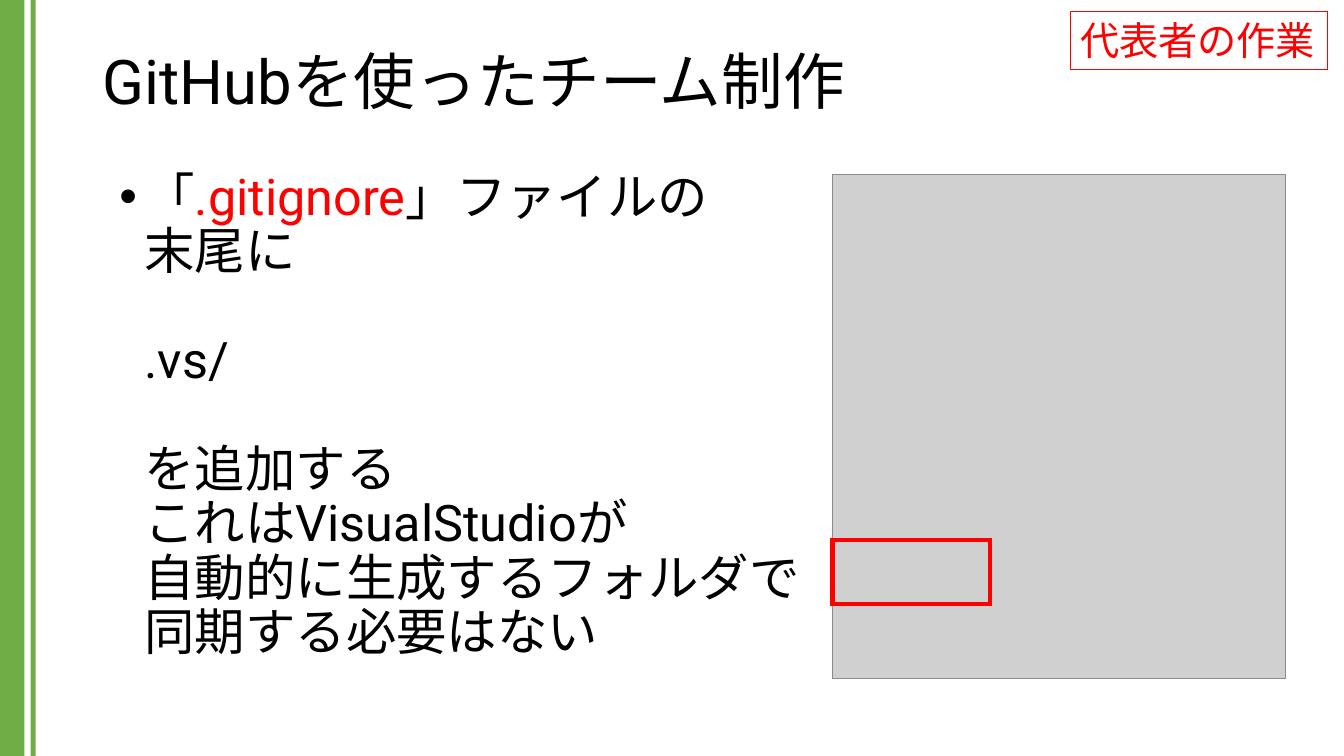
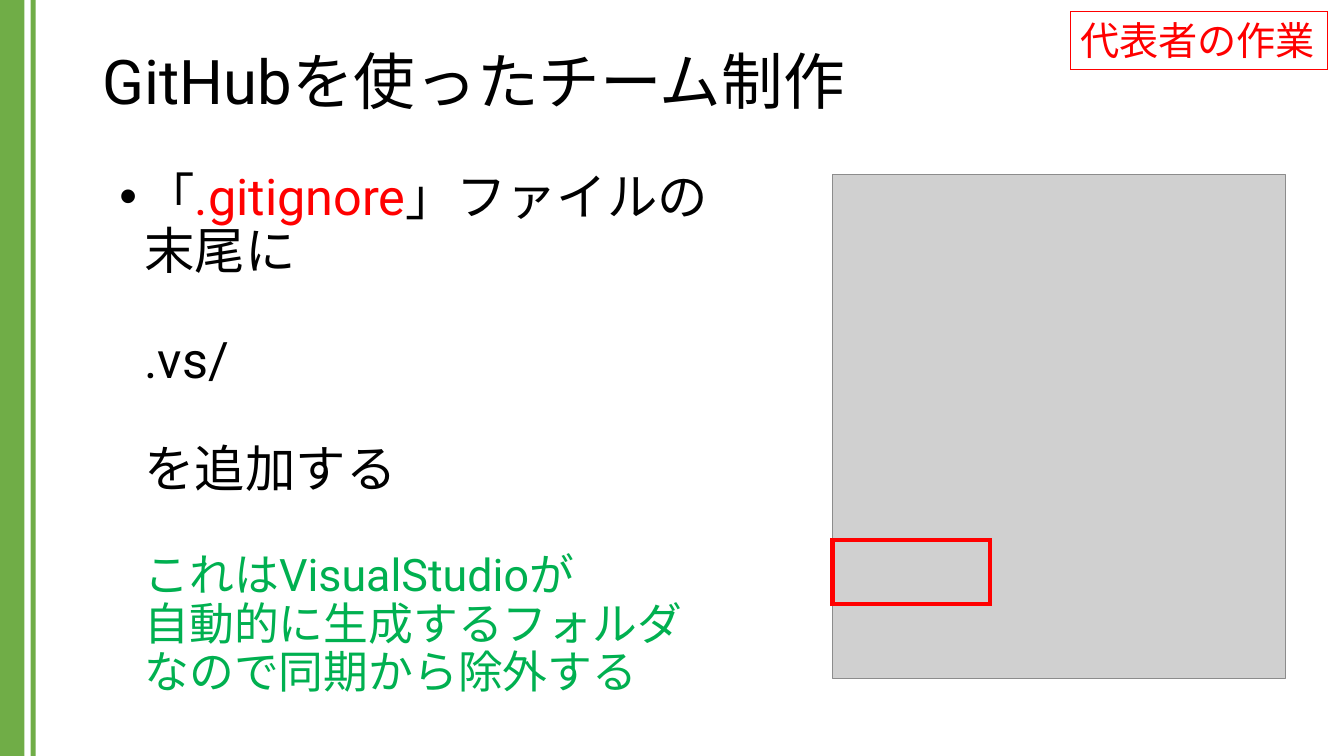
Before and after one commit to kic-murata/cpp2024, a slide deck: slide 9 of 授業資料/GitHubを用いたチーム制作.pptx. Drawn at 1344x756 pixels with LibreOffice and Linux fonts; fonts in the diff are those of the drawing; grey boxes stand for pictures. Boxes give left, top, right and bottom in pixels: in the first picture for what was removed or moved away, otherwise in the second. Text is boxed around its words. In the diff, an @@ line names an element or a change of style, - is before the commit and + after.

```diff
--- a/授業資料/GitHubを用いたチーム制作.pptx
+++ b/授業資料/GitHubを用いたチーム制作.pptx
@@ text at (144,172,708,692): text changed; size 36 to 32 pt; text colour #000000 to #00B050 @@
-• 「.gitignore」ファイルの
-  末尾に
-  .vs/
-  を追加する
-  これはVisualStudioが
-  自動的に生成するフォルダで
-  同期する必要はない
+• 「.gitignore」ファイルの
+  末尾に
+  .vs/
+  を追加する
+  これはVisualStudioが
+  自動的に生成するフォルダ
+  なので同期から除外する
```
Also in this commit, not shown: 23 other slides changed, 1 slide added, 1 other file.
